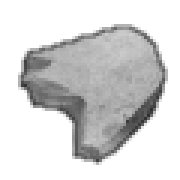
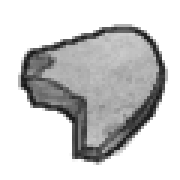
Layered file, before and after one edit (180 x 180). Changes by layer:
painted on "Outline" over (21, 27, 165, 165)
